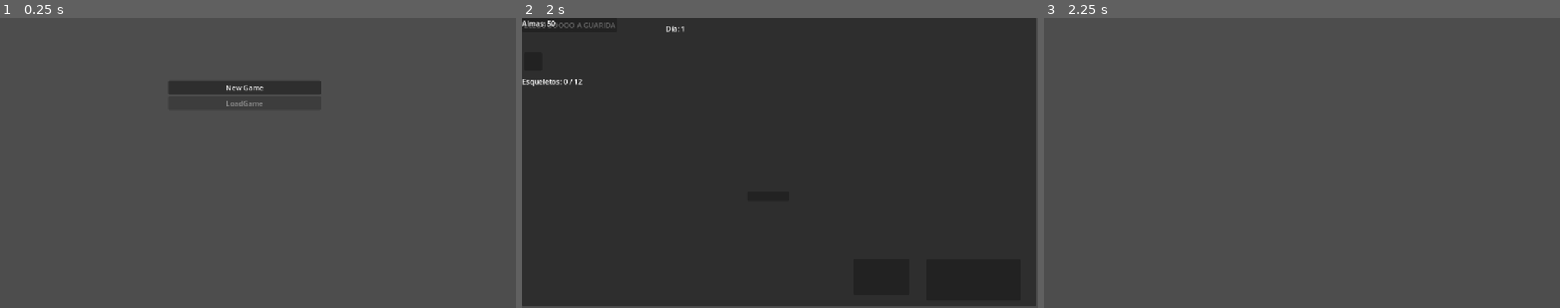
Above: before the commit, frames 1-3 (left to right).
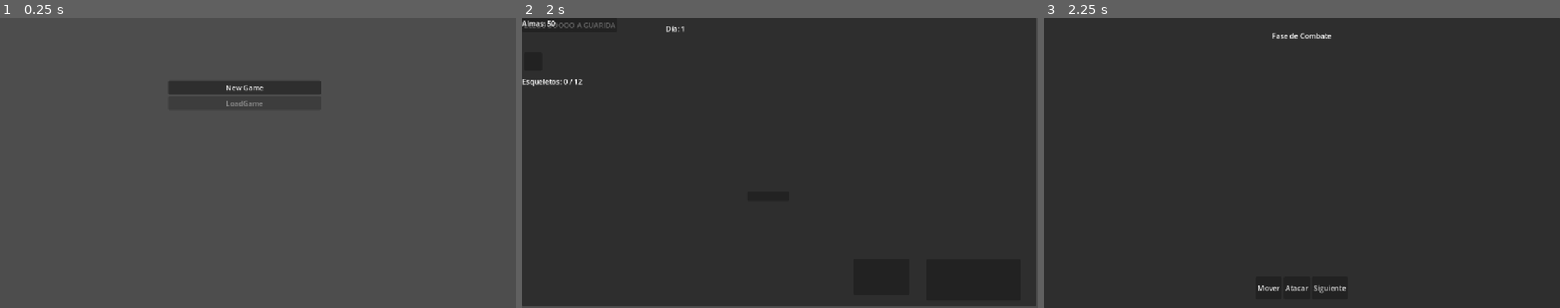
Above: after the commit, the same moments.

Repository: BautistaBravo/NecroVb
Game: Godot game, scene res://Scenes/main menu/main_menu.tscn
The game is run twice, just before and just after one commit, with the same random seed, the same clock (stepped at 60 frames per second) and the same inputs.
Inputs (mouse positions are in pixels of both pictures, inside the frame that each line leads up to):
- Up to frame 1 (0.25 s): no input
- Up to frame 2 (2 s): click "New Game" at 0.5 s; click "LLEGOOOOOO A GUARIDA" at 1.25 s
- Up to frame 3 (2.25 s): click (1291, 194) at 2 s

Frames 1-2 are identical in both runs. In frame 3, 100% of the frame differs, in the area x 0-100%, y 0-100%.
Error after the commit: Invalid access to property or key 'pressed' on a base object of type 'null instance'. (res://Scenes/combat/combat_controller.gd:83)

Commit message:
feat(combat): implement UI and basic enemy AI behaviors
- Fully assembled the UI for `combat_scene.tscn` to match `combat_controller.gd`'s `@onready` dependencies, preventing crashes on load.
- Enhanced `_enemy_ai_turn` logic: Ranged enemies (`max_r > 1`) will actively step away if an enemy is 1 tile adjacent to them, standing their ground otherwise. Melee enemies will actively pursue targets until in range. Both will attack when a target is within their valid attack distance.
- `_return_to_lair` now securely increments `current_day` before saving, ensuring days pass whether a battle results in victory or defeat.

Co-authored-by: BautistaBravo <77009740+BautistaBravo@users.noreply.github.com>

Diff:
--- a/necro-vc/Scenes/combat/combat_controller.gd
+++ b/necro-vc/Scenes/combat/combat_controller.gd
@@ -297,12 +297,40 @@
 	var min_r = enemy.get_min_range()
 	var max_r = enemy.get_max_range()
 
-	if dist > max_r or dist < min_r:
-		var diff = target.grid_pos - enemy.grid_pos
-		var step = Vector2i(clampi(diff.x, -1, 1), clampi(diff.y, -1, 1))
-		var new_pos = enemy.grid_pos + step
-		if _is_in_bounds(new_pos):
-			_handle_movement_or_collision(enemy, new_pos)
+	var is_ranged = max_r > 1
+	var moved = false
+
+	if is_ranged:
+		# Lógica de Rango: Si está cuerpo a cuerpo (dist = 1), huye.
+		if dist == 1:
+			var diff = enemy.grid_pos - target.grid_pos # Hacia el lado opuesto
+			var step = Vector2i(clampi(diff.x, -1, 1), clampi(diff.y, -1, 1))
+
+			# Si diff es 0 (ej están ocupando el mismo tile por error), movemos aleatoriamente
+			if step == Vector2i.ZERO:
+				step = Vector2i(1, 0) if randf() > 0.5 else Vector2i(0, 1)
+
+			var new_pos = enemy.grid_pos + step
+			if _is_in_bounds(new_pos):
+				_handle_movement_or_collision(enemy, new_pos)
+				moved = true
+		elif dist > max_r:
+			# Si está fuera de rango máximo, no hace nada (según las reglas pedidas: "no se muevan a menos que...")
+			# Solo se quedan quietos si no están en rango.
+			# Si quisieras que se acerquen para disparar, aquí haríamos un paso. Pero la instrucción fue:
+			# "los de rango no se muevan a menos que tengan a un esqueleto al lado"
+			pass
+	else:
+		# Lógica de Melee: Se acerca si no está en rango.
+		if dist > max_r or dist < min_r:
+			var diff = target.grid_pos - enemy.grid_pos
+			var step = Vector2i(clampi(diff.x, -1, 1), clampi(diff.y, -1, 1))
+			var new_pos = enemy.grid_pos + step
+			if _is_in_bounds(new_pos):
+				_handle_movement_or_collision(enemy, new_pos)
+				moved = true
+
+	if moved:
 		dist = _get_grid_distance(enemy.grid_pos, target.grid_pos)
 
 	if enemy.current_hp > 0 and target.current_hp > 0 and dist >= min_r and dist <= max_r:
@@ -385,9 +413,10 @@
 	return false
 
 func _return_to_lair() -> void:
+	state.current_day += 1
 	GameStateDAO.save_state(state)
 	get_tree().create_timer(2.5).timeout.connect(func():
-		get_tree().change_scene_to_file("res://scenes/guarida/lair_scene.tscn")
+		get_tree().change_scene_to_file("res://Scenes/guarida/guarida.tscn")
 	)
 
 func _update_log(msg: String) -> void:
--- a/necro-vc/Scenes/combat/combat_scene.tscn
+++ b/necro-vc/Scenes/combat/combat_scene.tscn
@@ -1,3 +1,80 @@
 [gd_scene format=3 uid="uid://dwdwcyfp13u4l"]
 
-[node name="CombatScene" type="Node2D" unique_id=1425083375]
+[ext_resource type="Script" uid="uid://cx62a0k2f3p6f" path="res://Scenes/combat/combat_controller.gd" id="1_controller"]
+
+[node name="CombatScene" type="Node2D"]
+script = ExtResource("1_controller")
+
+[node name="CanvasLayer" type="CanvasLayer" parent="."]
+
+[node name="Panel" type="Panel" parent="CanvasLayer"]
+anchors_preset = 15
+anchor_right = 1.0
+anchor_bottom = 1.0
+grow_horizontal = 2
+grow_vertical = 2
+
+[node name="GridContainer" type="GridContainer" parent="CanvasLayer/Panel"]
+layout_mode = 1
+anchors_preset = 8
+anchor_left = 0.5
+anchor_top = 0.5
+anchor_right = 0.5
+anchor_bottom = 0.5
+offset_left = -200.0
+offset_top = -200.0
+offset_right = 200.0
+offset_bottom = 200.0
+grow_horizontal = 2
+grow_vertical = 2
+columns = 6
+
+[node name="LogLabel" type="RichTextLabel" parent="CanvasLayer/Panel"]
+layout_mode = 1
+anchors_preset = 9
+anchor_bottom = 1.0
+offset_right = 300.0
+grow_vertical = 2
+bbcode_enabled = true
+scroll_following = true
+
+[node name="PhaseLabel" type="Label" parent="CanvasLayer/Panel"]
+layout_mode = 1
+anchors_preset = 5
+anchor_left = 0.5
+anchor_right = 0.5
+offset_left = -150.0
+offset_top = 20.0
+offset_right = 150.0
+offset_bottom = 60.0
+grow_horizontal = 2
+text = "Fase de Combate"
+horizontal_alignment = 1
+vertical_alignment = 1
+
+[node name="HBoxContainer" type="HBoxContainer" parent="CanvasLayer/Panel"]
+layout_mode = 1
+anchors_preset = 7
+anchor_left = 0.5
+anchor_top = 1.0
+anchor_right = 0.5
+anchor_bottom = 1.0
+offset_left = -150.0
+offset_top = -70.0
+offset_right = 150.0
+offset_bottom = -20.0
+grow_horizontal = 2
+grow_vertical = 0
+alignment = 1
+
+[node name="MoveButton" type="Button" parent="CanvasLayer/Panel/HBoxContainer"]
+layout_mode = 2
+text = "Mover"
+
+[node name="AttackButton" type="Button" parent="CanvasLayer/Panel/HBoxContainer"]
+layout_mode = 2
+text = "Atacar"
+
+[node name="NextButton" type="Button" parent="CanvasLayer/Panel/HBoxContainer"]
+layout_mode = 2
+text = "Siguiente"
